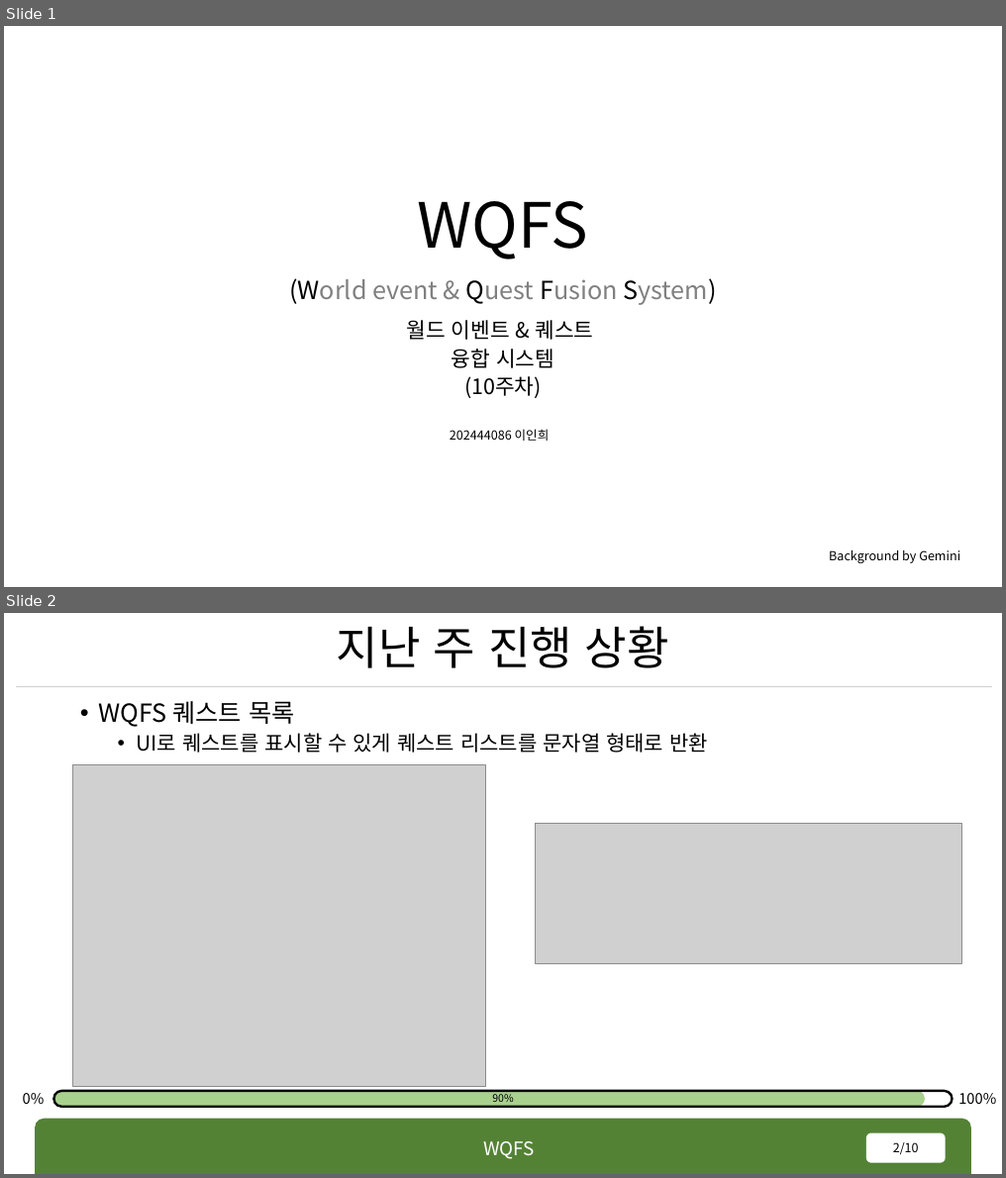
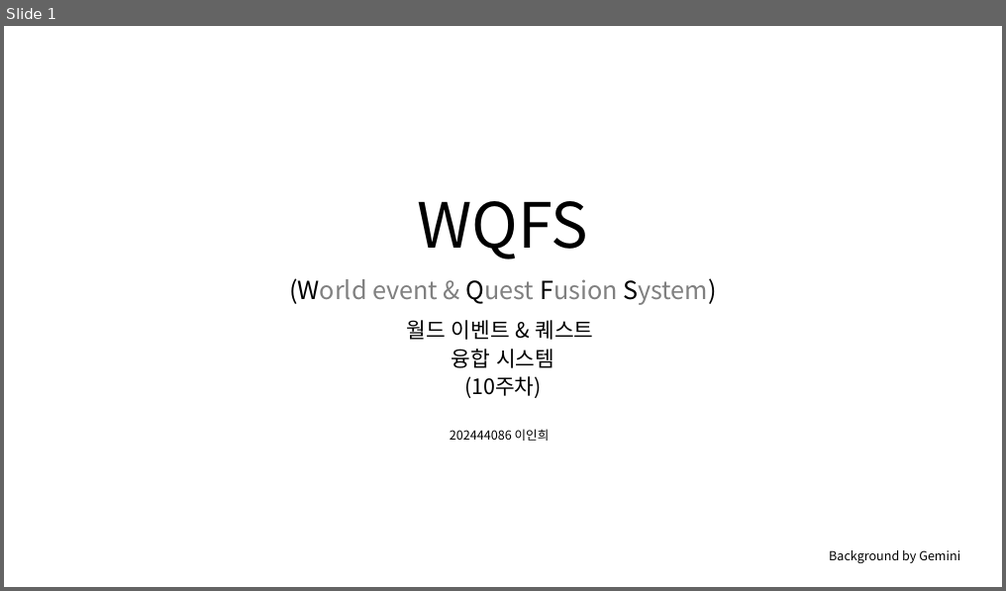
Before and after one commit to rennOobayashi/WQFS, a slide deck: WQFS.pptx. Shown one above the other, each under a label of ours: slides 1 and 2 before the commit, slide 1 after it. The pictures are 1006x1178 and 1006x591 pixels, drawn with LibreOffice and Linux fonts; fonts in the diff are those of the drawing; grey boxes stand for pictures; background and template pictures are left out. Boxes give left, top, right and bottom in pixels: in the first picture for what was removed or moved away, otherwise in the second. Text is boxed around its words. In the diff, an @@ line names an element or a change of style, - is before the commit and + after.

```diff
--- a/WQFS.pptx
+++ b/WQFS.pptx
@@ slide 2 removed at (4,613,1002,1174), background #FFFFFF @@
@@ title removed at (337,626,669,668) @@
-지난 주 진행 상황
@@ line removed from (16, 686) to (993, 686) @@
@@ text removed at (99,701,708,753) @@
-• WQFS 퀘스트 목록
-  • UI로 퀘스트를 표시할 수 있게 퀘스트 리스트를 문자열 형태로 반환
@@ picture removed at (73,765,486,1087) @@
@@ picture removed at (535,823,961,964) @@
@@ text removed at (23,1093,45,1105) @@
-0%
@@ rounded rectangle removed at (54,1091,926,1107) @@
@@ rounded rectangle removed at (54,1091,952,1107) @@
@@ text removed at (492,1094,513,1106) @@
-90%
@@ text removed at (958,1093,996,1105) @@
-100%
@@ round same rect removed at (35,1119,971,1174) @@
@@ text removed at (483,1142,535,1159) @@
-WQFS
@@ page number removed at (866,1134,945,1163) @@
-2/10
```
Also in this commit, not shown: 3 slides changed, 1 slide added, 7 other slides removed, 23 other files.
